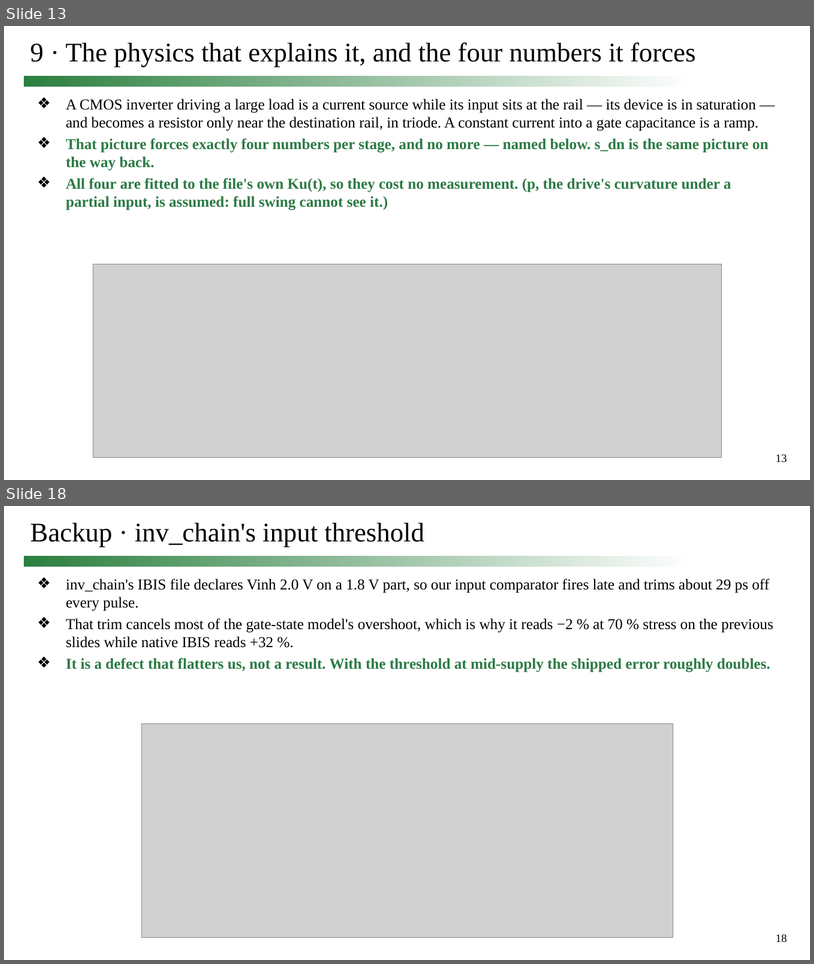
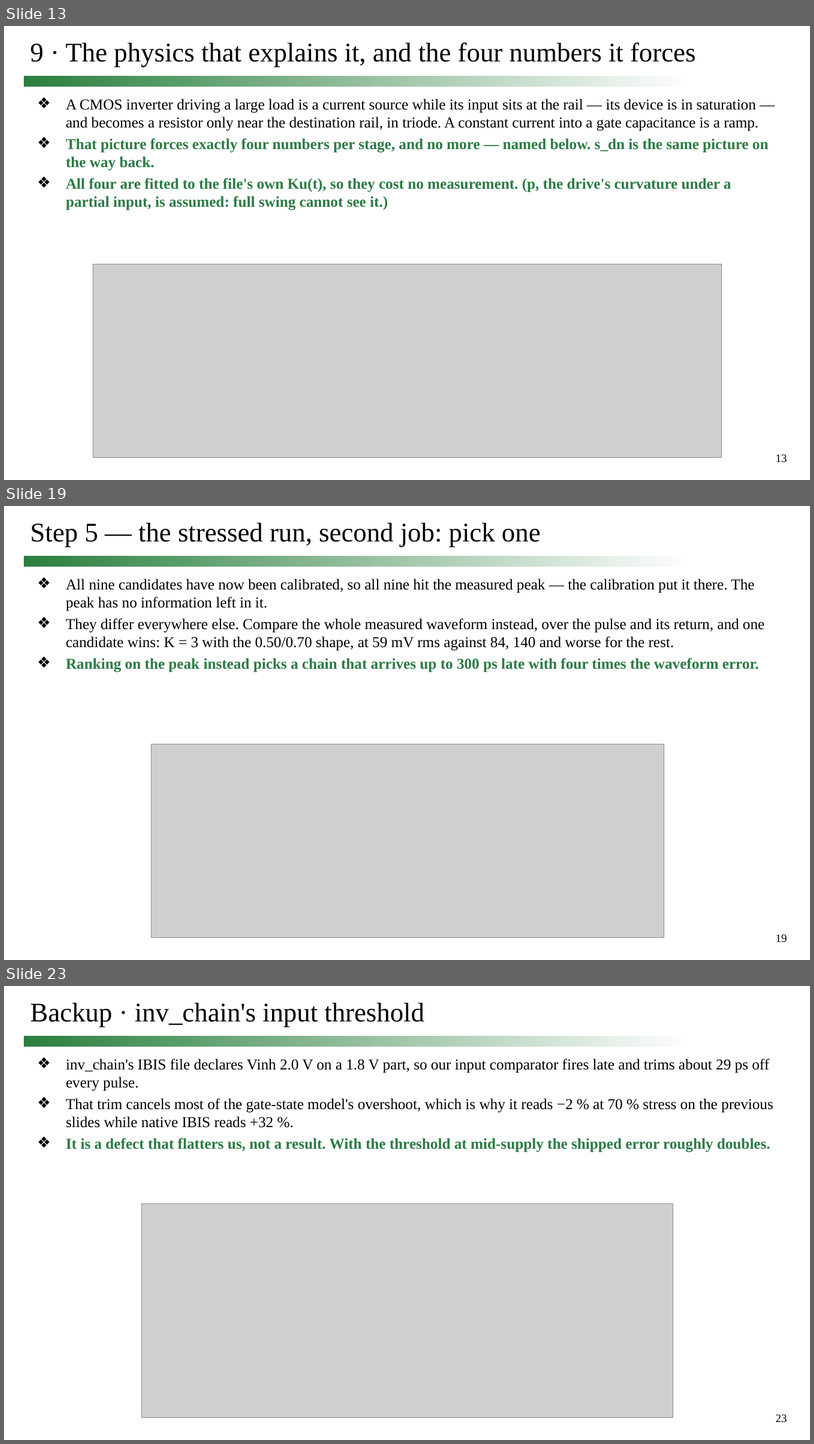
Before and after one commit to simon9721/ibis_comparison, a slide deck: results/meeting_deck_2026-09-24/0924_track1_story.pptx. Shown one above the other, each under a label of ours: slides 13 and 18 before the commit, slides 13, 19 and 23 after it; the slides between them are not shown. The pictures are 814x964 and 814x1444 pixels, drawn with LibreOffice and Linux fonts; fonts in the diff are those of the drawing; grey boxes stand for pictures. Boxes give left, top, right and bottom in pixels: in the first picture for what was removed or moved away, otherwise in the second. Text is boxed around its words. In the diff, an @@ line names an element or a change of style, - is before the commit and + after.

```diff
--- a/results/meeting_deck_2026-09-24/0924_track1_story.pptx
+++ b/results/meeting_deck_2026-09-24/0924_track1_story.pptx
@@ slide 19 added at (4, 506, 810, 960), background #FFFFFF; not listed: 2 template elements that a slide beside it also shows @@
@@ title added at (30, 523, 541, 547), 32 pt, text #000000 @@
+Step 5 — the stressed run, second job: pick one
@@ text added at (66, 579, 765, 672), 18 pt, text #000000 @@
+❖ All nine candidates have now been calibrated, so all nine hit the measured peak — the calibration put it there. The peak has no information left in it.
+❖ They differ everywhere else. Compare the whole measured waveform instead, over the pulse and its return, and one candidate wins: K = 3 with the 0.50/0.70 shape, at 59 mV rms against 84, 140 and worse for the rest.
+❖ Ranking on the peak instead picks a chain that arrives up to 300 ps late with four times the waveform error.
@@ picture added at (152, 744, 665, 937) @@
@@ what was slide 18 is now slide 23 @@
@@ page number at (776, 1414, 788, 1422): text changed @@
-18
+23
```
Also in this commit, not shown: 4 slides changed, 5 other slides added, 1 slide removed, 7 other files.
